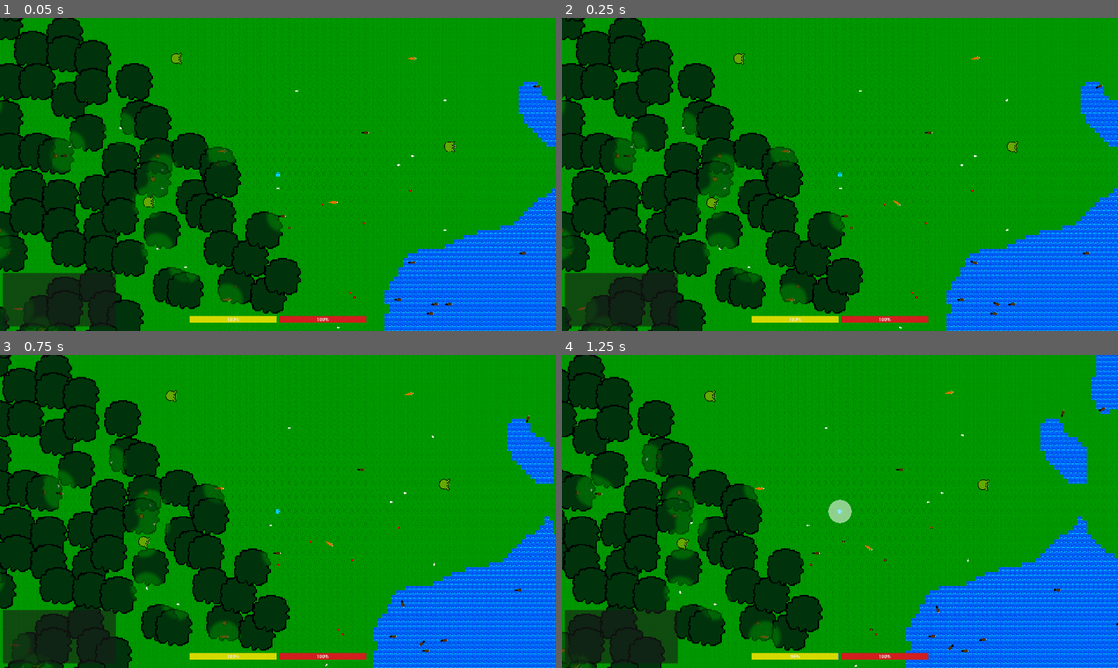
Above: before the commit, frames 1-4 (two rows, left to right).
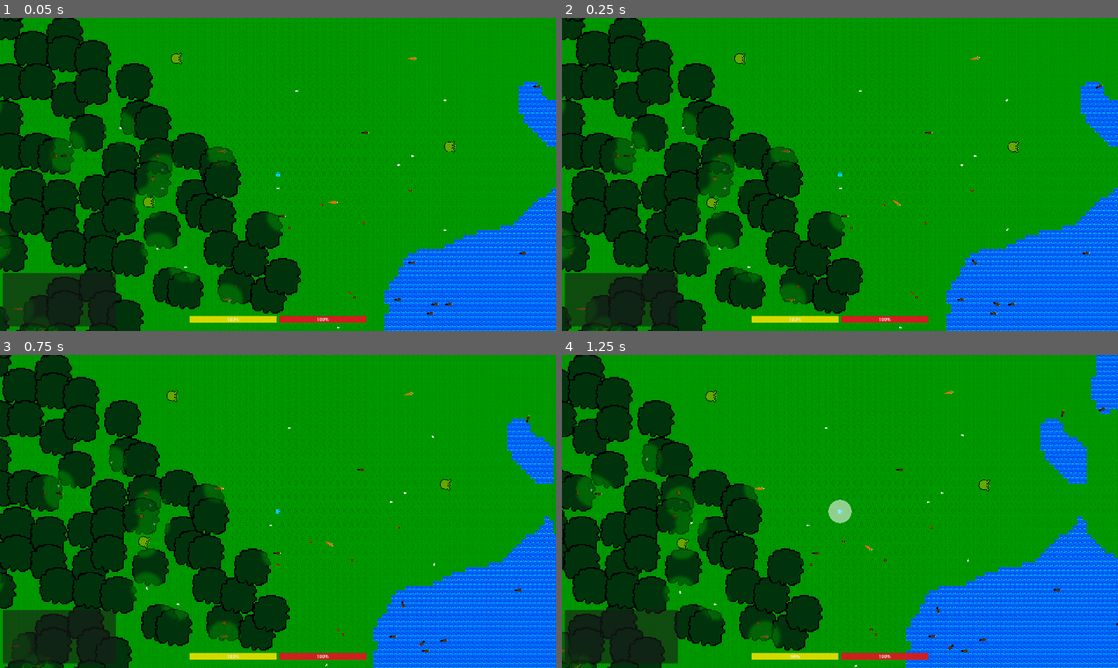
Above: after the commit, the same moments.

Repository: Kyhel/lost-in-pixels
Game: Godot game, scene res://scenes/game.tscn
The game is run twice, just before and just after one commit, with the same random seed, the same clock (stepped at 60 frames per second) and the same inputs.
Inputs:
- Up to frame 1 (0.05 s): no input
- Up to frame 2 (0.25 s): no input
- Up to frame 3 (0.75 s): hold Right (ui_right) from 0.53 s (still down); hold F (attack) from 0.53 s (still down)
- Up to frame 4 (1.25 s): keep holding Right (ui_right); keep holding F (attack)

Frame 1 is identical in both runs. In frame 2, 0.1% of the frame differs, in the area x 2-95%, y 11-100%; in frame 3, 0.1%; in frame 4, 0.1%.

Commit message:
Avoidance optimizations

Diff:
--- a/actors/base/creature.gd
+++ b/actors/base/creature.gd
@@ -35,6 +35,10 @@
 
 @onready var visualRoot: = $Visuals
 @onready var collisionShape: = $CollisionShape
+
+## Cached obstacle-avoidance query (per creature so shared [MovementStrategy] resources stay thread-safe).
+var _obstacle_avoid_query_params: PhysicsShapeQueryParameters2D
+var _obstacle_avoid_rect_shape: RectangleShape2D
 
 @onready var debug_root: Node2D = get_node_or_null("Debug")
 var debug_speed_line: Line2D = null
@@ -176,6 +180,21 @@
 		return 0.0
 	return creature_data.hitbox_size * 0.5
 
+
+func get_obstacle_avoidance_shape_query() -> PhysicsShapeQueryParameters2D:
+	if _obstacle_avoid_query_params == null:
+		_obstacle_avoid_rect_shape = RectangleShape2D.new()
+		_obstacle_avoid_query_params = PhysicsShapeQueryParameters2D.new()
+		_obstacle_avoid_query_params.shape = _obstacle_avoid_rect_shape
+		_obstacle_avoid_query_params.collide_with_bodies = true
+		_obstacle_avoid_query_params.collide_with_areas = false
+	return _obstacle_avoid_query_params
+
+
+func get_obstacle_avoidance_rectangle_shape() -> RectangleShape2D:
+	get_obstacle_avoidance_shape_query()
+	return _obstacle_avoid_rect_shape
+
 func take_damage(amount: int, source: Node = null) -> void:
 	if amount <= 0:
 		return
--- a/actors/movement/movement_strategy.gd
+++ b/actors/movement/movement_strategy.gd
@@ -8,7 +8,9 @@
 var separation_multiplier: float = 2
 var separation_force: float = 100.0
 
-var avoid_distance: float = 100.0
+var avoid_distance: float = 200.0
+## Lookahead time (s): sweep length uses [min](speed × this, [member avoid_distance]).
+var avoid_lookahead_seconds: float = 1.0
 var avoid_force: float = 70.0
 
 var max_force: float = 1000.0
@@ -140,7 +142,8 @@
 		return
 
 	var move_goal: Vector2 = k["move_goal"]
-	var dir: Vector2 = move_goal - creature.global_position
+	var pos_to_target := move_goal - creature.global_position
+	var dir := pos_to_target
 	if dir.length_squared() < 0.0001:
 		creature.velocity = Vector2.ZERO
 		if request.face_target:
@@ -150,7 +153,7 @@
 	dir = dir.normalized()
 	var desired_velocity = dir * speed
 
-	desired_velocity = compute_velocity(creature, move_goal, speed, desired_velocity)
+	desired_velocity = compute_velocity(creature, pos_to_target, speed, desired_velocity)
 
 	# Limit the rotation speed to the creature's rotating speed.
 	var target_angle := desired_velocity.angle()
@@ -164,9 +167,9 @@
 	creature.virtual_rotation += sign(angle_diff) * min(angle_diff_abs, max_turn)
 	creature.velocity = Vector2.from_angle(creature.virtual_rotation) * desired_velocity.length() * rotation_ratio;
 
-func compute_velocity(creature, target_position: Vector2, speed: float, velocity: Vector2) -> Vector2:
-
-	var seek = _seek(creature, target_position, speed)
+func compute_velocity(creature, pos_to_target: Vector2, speed: float, velocity: Vector2) -> Vector2:
+
+	var seek = _seek(pos_to_target, speed)
 	var separation = _compute_separation(creature) * 1.5
 	var avoidance = _obstacle_avoidance(creature, velocity) * 2.0
 
@@ -188,16 +191,15 @@
 
 	return velocity
 
-func _seek(creature: Creature, target_position: Vector2, max_speed: float) -> Vector2:
-	var desired: Vector2 = target_position - creature.global_position
-	var dist_sq: float = desired.length_squared()
+func _seek(pos_to_target: Vector2, max_speed: float) -> Vector2:
+	var dist_sq: float = pos_to_target.length_squared()
 	if dist_sq < 1e-12:
 		return Vector2.ZERO
 	var distance: float = sqrt(dist_sq)
 	var speed: float = max_speed
 	if dist_sq < 2500.0:
 		speed *= distance / 50.0
-	return desired * (speed / distance)
+	return pos_to_target * (speed / distance)
 
 func _compute_separation(creature: Creature) -> Vector2:
 
@@ -229,8 +231,7 @@
 	return force
 
 func _obstacle_avoidance(creature: Creature, velocity: Vector2) -> Vector2:
-	# Sweep the creature's collision shape along [velocity] so we see every overlapping
-	# obstacle in that corridor (rays only return the single closest hit per ray).
+	# Single oriented rectangle along intended velocity: length ≈ speed×lookahead (capped), width ≈ hitbox.
 	var space: PhysicsDirectSpaceState2D = creature.get_world_2d().direct_space_state
 	if space == null:
 		return Vector2.ZERO
@@ -240,57 +241,51 @@
 		return Vector2.ZERO
 
 	var shape_node: CollisionShape2D = creature.collisionShape
-	if shape_node == null or shape_node.shape == null:
-		return Vector2.ZERO
-
-	var forward: Vector2 = velocity.normalized()
-	var sweep_len: float = avoid_distance
-
-	# Sample positions along the motion so the union of shape queries approximates a swept hitbox.
-	var min_step: float = maxf(8.0, creature.creature_data.hitbox_size * 0.25)
-	var step_count: int = maxi(3, ceili(sweep_len / min_step))
-	step_count = mini(step_count, 16)
-
-	var base_xform: Transform2D = shape_node.global_transform
-
-	var params := PhysicsShapeQueryParameters2D.new()
-	params.shape = shape_node.shape
+	if shape_node == null:
+		return Vector2.ZERO
+
+	var speed_mag: float = velocity.length()
+	var sweep_len: float = minf(speed_mag * avoid_lookahead_seconds, avoid_distance)
+	sweep_len = maxf(sweep_len, 1.0)
+
+	var forward: Vector2 = velocity / speed_mag
+	var hitbox: float = creature.creature_data.hitbox_size
+
+	var rect_shape: RectangleShape2D = creature.get_obstacle_avoidance_rectangle_shape()
+	rect_shape.size = Vector2(sweep_len, hitbox)
+
+	var corridor_origin: Vector2 = shape_node.global_position
+	var center: Vector2 = corridor_origin + forward * (sweep_len * 0.5)
+	var basis_y: Vector2 = Vector2(-forward.y, forward.x)
+	var corridor_xform: Transform2D = Transform2D(forward, basis_y, center)
+
+	var params: PhysicsShapeQueryParameters2D = creature.get_obstacle_avoidance_shape_query()
+	params.transform = corridor_xform
 	params.collision_mask = creature.collision_mask
-	params.collide_with_bodies = true
-	params.collide_with_areas = false
 	params.exclude = [creature.get_rid()]
 
-	# instance_id -> { "dist": float, "node": Node2D } (closest hit per collider during sweep)
+	var results: Array = space.intersect_shape(params, 32)
 	var obstacle_best: Dictionary = {}
 	var ignore_food: Variant = creature.blackboard.get_value(Blackboard.KEY_TARGET_FOOD)
 
-	for step in range(step_count):
-		var t: float = 0.0
-		if step_count > 1:
-			t = sweep_len * float(step) / float(step_count - 1)
-		var offset: Vector2 = forward * t
-		params.transform = Transform2D(base_xform.x, base_xform.y, base_xform.origin + offset)
-
-		var results: Array = space.intersect_shape(params, 32)
-		for res in results:
-			var collider: Object = res.get("collider", null)
-			if collider == null or not is_instance_valid(collider) or collider == creature:
-				continue
-			if not (collider is Node2D):
-				continue
-
-			if collider == ignore_food:
-				continue
-
-			var other: Node2D = collider as Node2D
-			var dist: float = creature.global_position.distance_to(other.global_position)
-			var cid: int = collider.get_instance_id()
-			if not obstacle_best.has(cid):
-				obstacle_best[cid] = {"dist": dist, "node": other}
-			else:
-				var prev: float = obstacle_best[cid]["dist"] as float
-				if dist < prev:
-					obstacle_best[cid]["dist"] = dist
+	for res in results:
+		var collider: Object = res.get("collider", null)
+		if collider == null or not is_instance_valid(collider) or collider == creature:
+			continue
+		if not (collider is Node2D):
+			continue
+		if collider == ignore_food:
+			continue
+
+		var other: Node2D = collider as Node2D
+		var dist: float = creature.global_position.distance_to(other.global_position)
+		var cid: int = collider.get_instance_id()
+		if not obstacle_best.has(cid):
+			obstacle_best[cid] = {"dist": dist, "node": other}
+		else:
+			var prev: float = obstacle_best[cid]["dist"] as float
+			if dist < prev:
+				obstacle_best[cid]["dist"] = dist
 
 	var total_force := Vector2.ZERO
 	for cid_key in obstacle_best:
@@ -307,12 +302,11 @@
 
 		var cross = forward.cross(hit_dir)
 
-		# Default chose right side, only pick left side if cross is sufficiently negative.
 		var side := 1.0
 		if cross < -0.035:
 			side = -1.0
 
-		var strength: float = clampf((avoid_distance - dist) / avoid_distance, 0.0, 1.0)
+		var strength: float = clampf((sweep_len - dist) / sweep_len, 0.0, 1.0)
 		if strength <= 0.0:
 			continue
 
